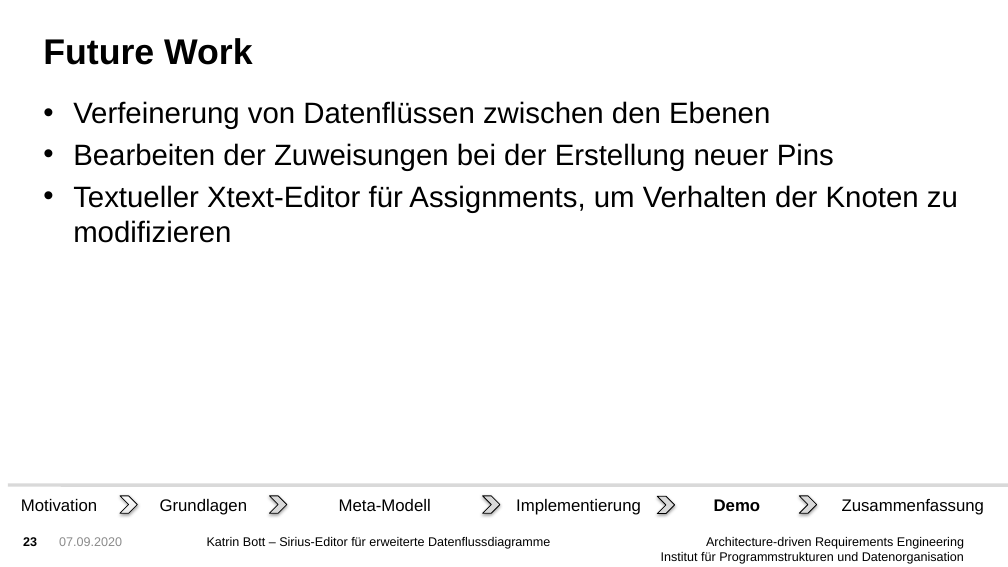
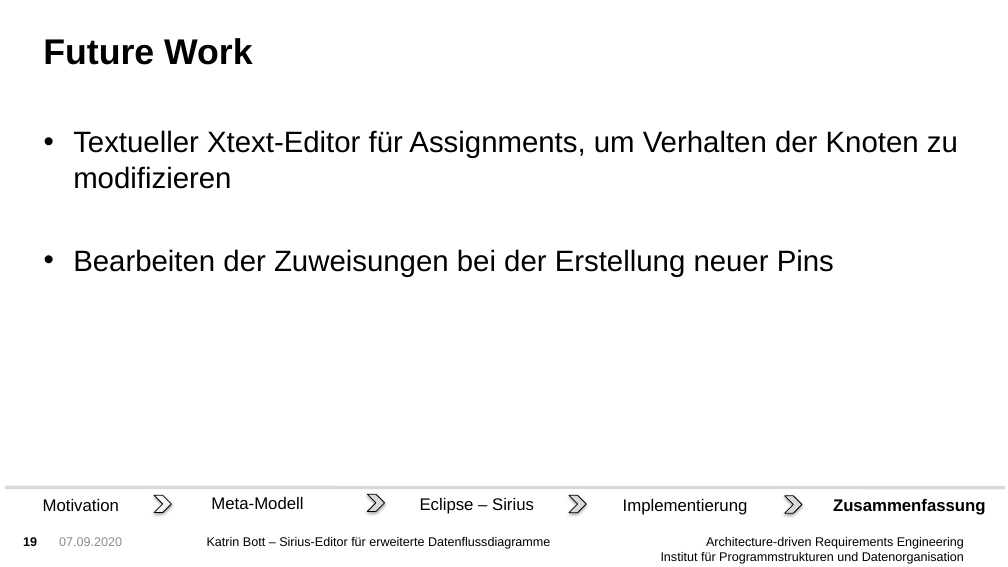
Before and after one commit to FluidTrust/Palladio-Supporting-DataFlowDiagramConfidentiality, a slide deck: slide 19 of bundles/org.palladiosimulator.dataflow.diagram.characterized.editor.sirius/presentation/presentation_bott.pptx (slide 23 before the commit). Drawn at 1008x567 pixels with LibreOffice and Linux fonts; fonts in the diff are those of the drawing; background and template pictures are left out. Boxes give left, top, right and bottom in pixels: in the first picture for what was removed or moved away, otherwise in the second. Text is boxed around its words. In the diff, an @@ line names an element or a change of style, - is before the commit and + after.

Commit message:
presentation, minor things in editor

```diff
--- a/bundles/org.palladiosimulator.dataflow.diagram.characterized.editor.sirius/presentation/presentation_bott.pptx
+++ b/bundles/org.palladiosimulator.dataflow.diagram.characterized.editor.sirius/presentation/presentation_bott.pptx
@@ text at (x1=73, y1=130, x2=958, y2=189): text changed @@
-• Verfeinerung von Datenflüssen zwischen den Ebenen
+• Textueller Xtext-Editor für Assignments, um Verhalten der Knoten zu modifizieren
@@ text at (x1=73, y1=185, x2=958, y2=243): paragraph removed @@
-• Textueller Xtext-Editor für Assignments, um Verhalten der Knoten zu modifizieren
@@ line moved from (8, 485) - (1008, 485) to (5, 488) - (1005, 488) @@
@@ text "Motivation" moved from (x1=21, y1=499, x2=97, y2=511) to (x1=43, y1=499, x2=119, y2=511) @@
@@ chevron moved from (x1=120, y1=496, x2=138, y2=513) to (x1=154, y1=495, x2=172, y2=513) @@
@@ text removed at (x1=160, y1=499, x2=248, y2=515) @@
-Grundlagen
@@ text "Meta-Modell" moved from (x1=339, y1=499, x2=431, y2=511) to (x1=211, y1=497, x2=303, y2=509) @@
@@ chevron moved from (x1=269, y1=496, x2=287, y2=513) to (x1=368, y1=495, x2=385, y2=512) @@
@@ text added at (x1=420, y1=498, x2=534, y2=514), 16 pt, text #000000 @@
+Eclipse – Sirius
@@ chevron moved from (x1=482, y1=496, x2=500, y2=513) to (x1=569, y1=495, x2=587, y2=513) @@
@@ text "Implementierung" moved from (x1=516, y1=499, x2=641, y2=515) to (x1=623, y1=499, x2=748, y2=515) @@
@@ chevron removed at (x1=657, y1=496, x2=675, y2=513) @@
@@ text removed at (x1=714, y1=499, x2=761, y2=511) @@
-Demo
@@ chevron moved from (x1=799, y1=496, x2=817, y2=513) to (x1=785, y1=496, x2=802, y2=513) @@
@@ text "Zusammenfassung" at (x1=833, y1=499, x2=986, y2=515): bold on @@
@@ page number at (x1=23, y1=537, x2=37, y2=546): text changed @@
-23
+19
```
Also in this commit, not shown: 14 other slides changed, 9 slides added, 8 slides removed, 1 other file.
